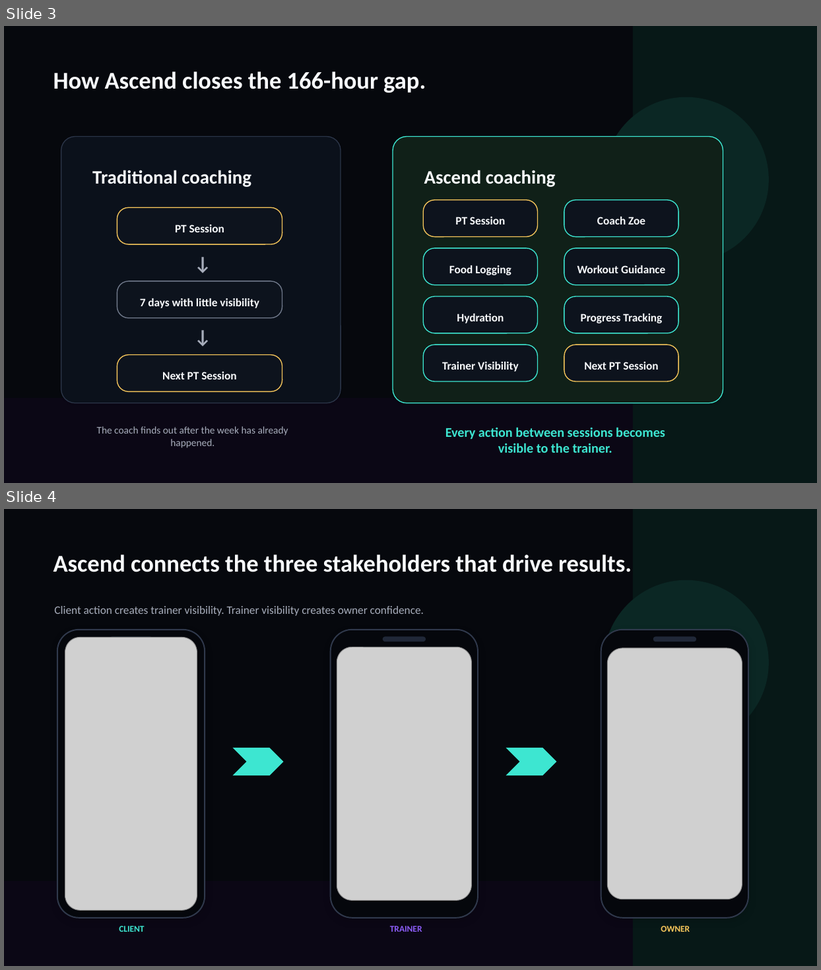
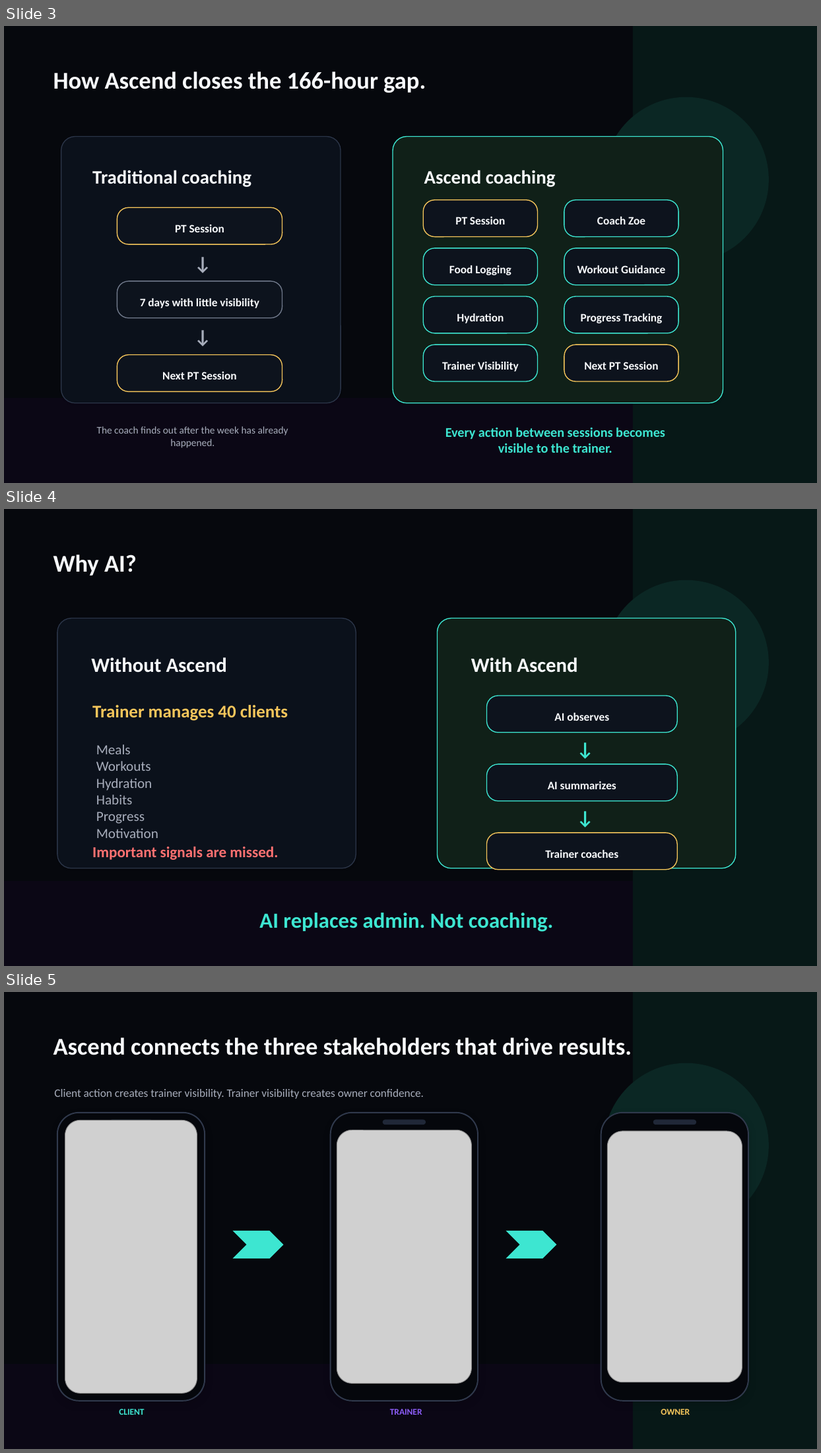
Before and after one commit to mdfarizanwar369/ascend, a slide deck: outputs/Ascend_Gym_Owner_Product_Deck_With_Screenshots_2026.pptx. Shown one above the other, each under a label of ours: slides 3 and 4 before the commit, slides 3, 4 and 5 after it. The pictures are 821x970 and 821x1453 pixels, drawn with LibreOffice and Linux fonts; fonts in the diff are those of the drawing; grey boxes stand for pictures. Boxes give left, top, right and bottom in pixels: in the first picture for what was removed or moved away, otherwise in the second. Text is boxed around its words. In the diff, an @@ line names an element or a change of style, - is before the commit and + after.

Commit message:
Polish Ascend deck into premium outcome-led keynote

```diff
--- a/outputs/Ascend_Gym_Owner_Product_Deck_With_Screenshots_2026.pptx
+++ b/outputs/Ascend_Gym_Owner_Product_Deck_With_Screenshots_2026.pptx
@@ slide 4 added at <box>4,509,817,966</box>, background #06080D @@
@@ rectangle added at <box>633,509,817,966</box>, fill #071817 @@
@@ text added at <box>54,555,137,576</box>, 28.5 pt, text #F8FAFC, bold @@
+Why AI?
@@ ellipse added at <box>604,580,769,746</box>, fill #0B2724 @@
@@ rounded rectangle added at <box>57,618,356,868</box>, fill #0B111B, outline #2B3548 1.05 pt @@
@@ rounded rectangle added at <box>437,618,736,868</box>, fill #102018, outline #3DE6D1 1.05 pt @@
@@ text added at <box>91,657,227,673</box>, 24 pt, text #F8FAFC, bold @@
+Without Ascend
@@ text added at <box>471,657,578,673</box>, 24 pt, text #F8FAFC, bold @@
+With Ascend
@@ text added at <box>92,705,288,721</box>, 21 pt, text #F6C65B, bold @@
+Trainer manages 40 clients
@@ rounded rectangle added at <box>487,696,677,732</box>, fill #0D131D, outline #3DE6D1 1.05 pt @@
@@ text added at <box>554,713,609,721</box>, 13.5 pt, text #F8FAFC, bold @@
+AI observes
@@ text added at <box>96,745,158,838</box>, 16.5 pt, text #A7ADBB @@
+Meals
+Workouts
+Hydration
+Habits
+Progress
+Motivation
@@ text added at <box>571,734,594,755</box>, 22.5 pt, text #3DE6D1, bold @@
+↓
@@ rounded rectangle added at <box>487,764,677,801</box>, fill #0D131D, outline #3DE6D1 1.05 pt @@
@@ text added at <box>548,782,616,789</box>, 13.5 pt, text #F8FAFC, bold @@
+AI summarizes
@@ text added at <box>571,803,594,824</box>, 22.5 pt, text #3DE6D1, bold @@
+↓
@@ rounded rectangle added at <box>487,833,677,869</box>, fill #0D131D, outline #F6C65B 1.05 pt @@
@@ text added at <box>92,846,278,860</box>, 18 pt, text #FF7171, bold @@
+Important signals are missed.
@@ text added at <box>545,850,618,858</box>, 13.5 pt, text #F8FAFC, bold @@
+Trainer coaches
@@ rectangle added at <box>4,881,817,966</box>, fill #0B0715 @@
@@ text added at <box>259,913,554,932</box>, 25.5 pt, text #3DE6D1, bold @@
+AI replaces admin. Not coaching.
@@ what was slide 4 is now slide 5 @@
```
Also in this commit, not shown: 6 slides changed, 1 other slide added, 3 slides removed, 20 other files.
